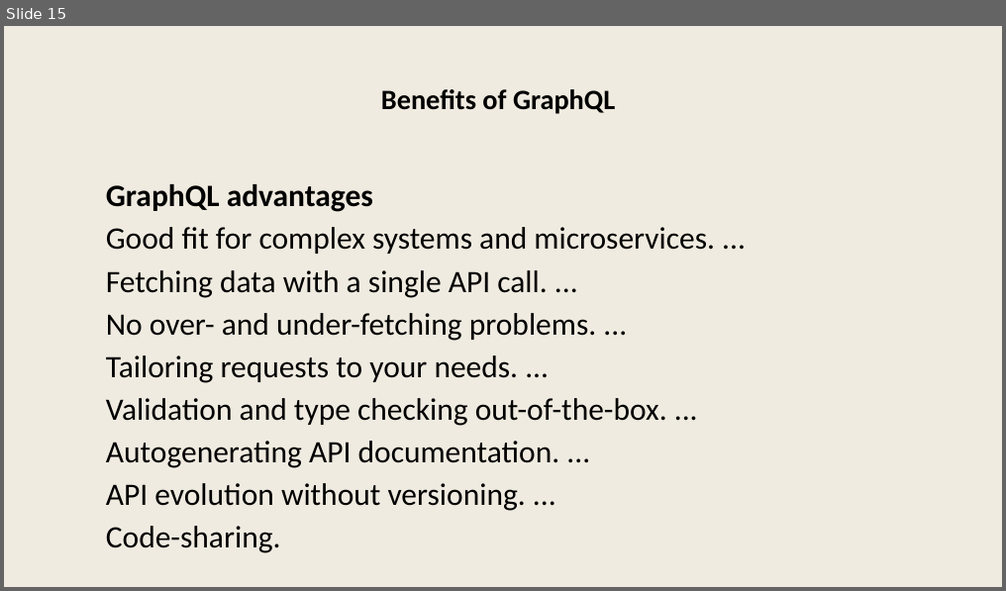
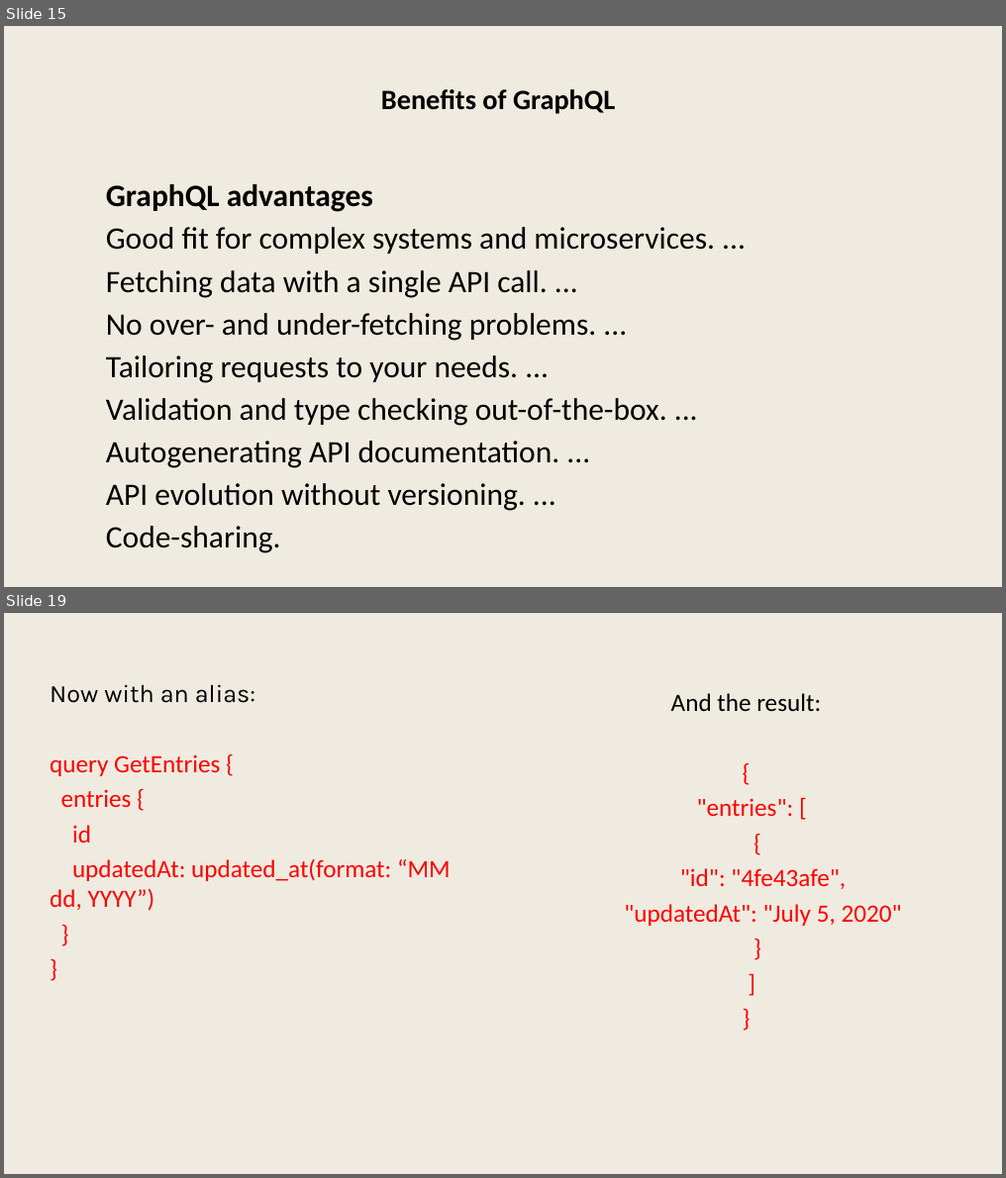
Before and after one commit to dameeta/graphql, a slide deck: graphql.pptx. Shown one above the other, each under a label of ours: slide 15 before the commit, slides 15 and 19 after it; the slides between them are not shown. The pictures are 1006x591 and 1006x1178 pixels, drawn with LibreOffice and Linux fonts; fonts in the diff are those of the drawing. Boxes give left, top, right and bottom in pixels: in the first picture for what was removed or moved away, otherwise in the second. Text is boxed around its words. In the diff, an @@ line names an element or a change of style, - is before the commit and + after.

```diff
--- a/graphql.pptx
+++ b/graphql.pptx
@@ slide 19 added at [4,613,1002,1174], background #F0EBE0 @@
@@ text added at [50,684,450,911], 48 pt, text #FF0000 @@
+Now with an alias:
+query GetEntries {
+entries {
+id
+updatedAt: updated_at(format: “MM dd, YYYY”)
+}
+}
@@ text added at [624,693,902,926], 48 pt, text #FF0000 @@
+And the result:
+{
+"entries": [
+{
+"id": "4fe43afe",
+"updatedAt": "July 5, 2020"
+}
+]
+}
```
Also in this commit, not shown: 2 slides changed, 38 other slides added, 1 other file.
